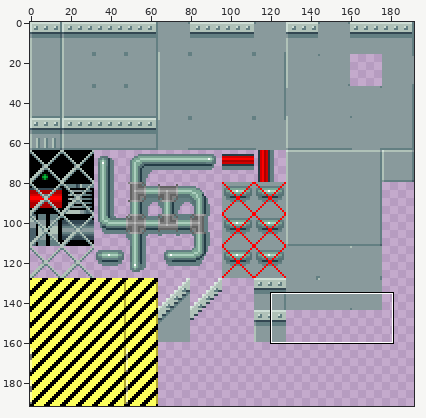
One commit to this pixel-art file: assets/textures/tilesets/factory.aseprite. Above, an overview of the earlier version with the close-up marked.
Close-up. Earlier state:
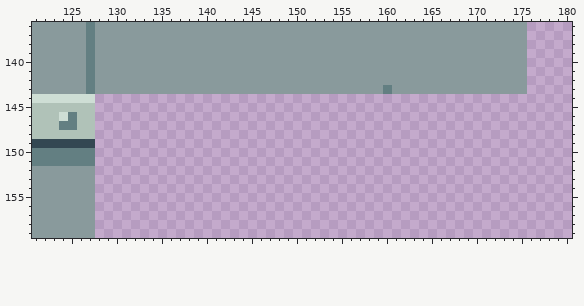
192x192 pixels, 1 frame. Colours within 5 levels of each other are drawn and written as one. Shown: x 121..180, y 136..159.
The same view after the edit:
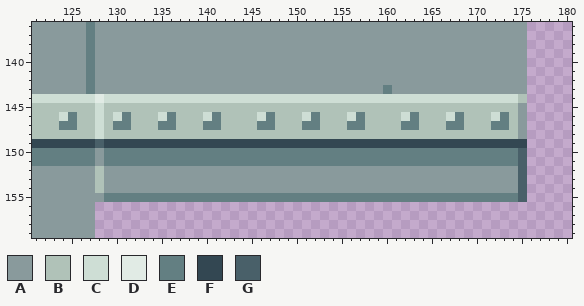
Palette (. is transparent): A #899a9c  B #b0c2b8  C #ceded5  D #e1ebe5  E #637f82  F #334752  G #496069
Author's note on the commit: Add one-way platforms to the tileset
Change:
--- layer "foreground"
@@ x 121..180 @@
 143 AAAAAAEAAAAAAAAAAAAAAAAAAAAAAAAAAAAAAAAEAAAAAAAAAAAAAAA.....
-144 CCCCCCC.....................................................
-145 BBBBBBB.....................................................
-146 BBBCEBB.....................................................
-147 BBBEEBB.....................................................
-148 BBBBBBB.....................................................
-149 FFFFFFF.....................................................
-150 EEEEEEE.....................................................
-151 EEEEEEE.....................................................
-152 AAAAAAA.....................................................
-153 AAAAAAA.....................................................
-154 AAAAAAA.....................................................
-155 AAAAAAA.....................................................
+144 CCCCCCCDCCCCCCCCCCCCCCCCCCCCCCCCCCCCCCCCCCCCCCCCCCCCCCB.....
+145 BBBBBBBCBBBBBBBBBBBBBBBBBBBBBBBBBBBBBBBBBBBBBBBBBBBBBBA.....
+146 BBBCEBBCBCEBBBCEBBBCEBBBBCEBBBCEBBBCEBBBBCEBBBCEBBBCEBA.....
+147 BBBEEBBCBEEBBBEEBBBEEBBBBEEBBBEEBBBEEBBBBEEBBBEEBBBEEBA.....
+148 BBBBBBBCBBBBBBBBBBBBBBBBBBBBBBBBBBBBBBBBBBBBBBBBBBBBBBA.....
+149 FFFFFFFGFFFFFFFFFFFFFFFFFFFFFFFFFFFFFFFFFFFFFFFFFFFFFFF.....
+150 EEEEEEEAEEEEEEEEEEEEEEEEEEEEEEEEEEEEEEEEEEEEEEEEEEEEEEG.....
+151 EEEEEEEAEEEEEEEEEEEEEEEEEEEEEEEEEEEEEEEEEEEEEEEEEEEEEEG.....
+152 AAAAAAABAAAAAAAAAAAAAAAAAAAAAAAAAAAAAAAAAAAAAAAAAAAAAAG.....
+153 AAAAAAABAAAAAAAAAAAAAAAAAAAAAAAAAAAAAAAAAAAAAAAAAAAAAAG.....
+154 AAAAAAABAAAAAAAAAAAAAAAAAAAAAAAAAAAAAAAAAAAAAAAAAAAAAAG.....
+155 AAAAAAAAEEEEEEEEEEEEEEEEEEEEEEEEEEEEEEEEEEEEEEEEEEEEEEG.....
 156 AAAAAAA.....................................................
Changed places in both close-ups, as pixel boxes (x1, y1, x2, y2):
added: (95, 94, 527, 202)
